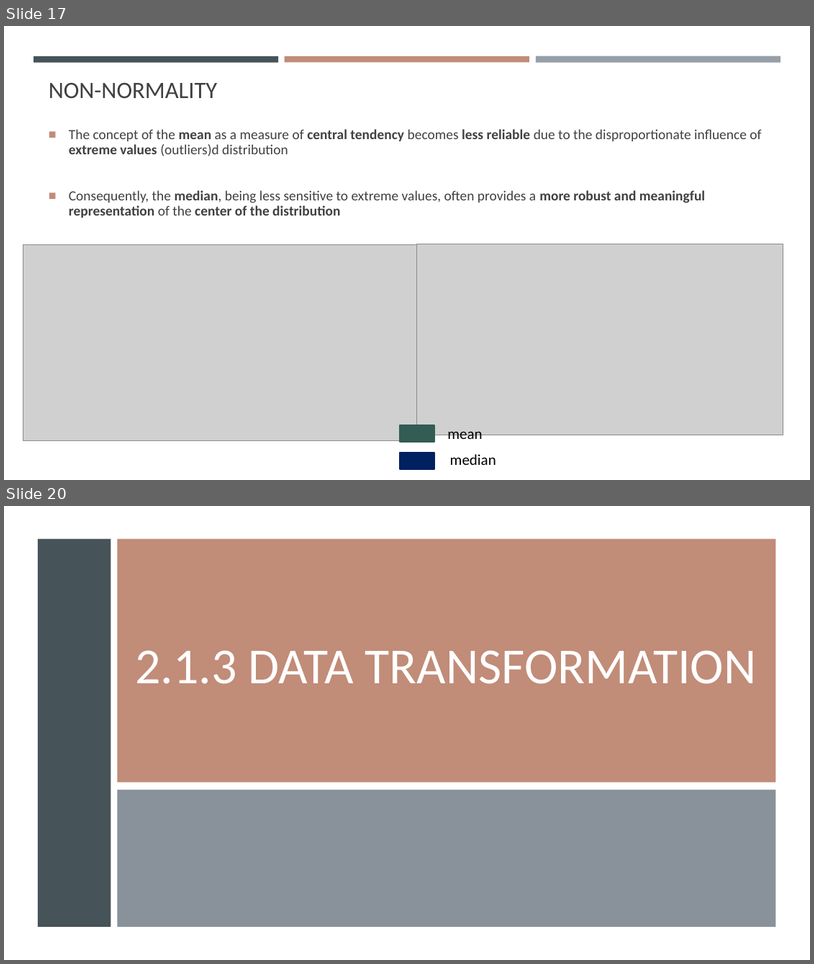
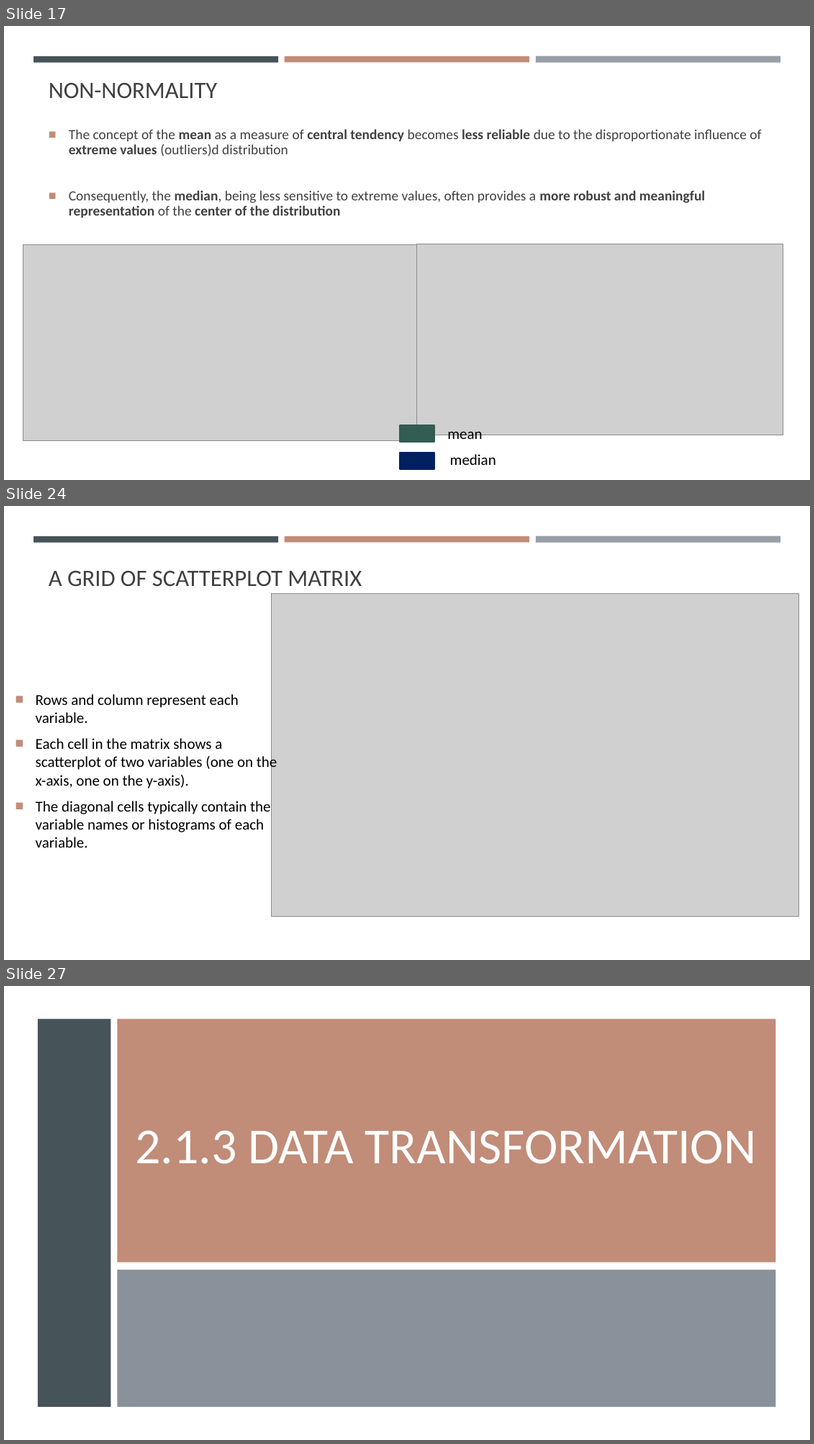
Before and after one commit to gisynw/geog-247, a slide deck: docs/Lectures/Week03/Week03_DataExploration.pptx. Shown one above the other, each under a label of ours: slides 17 and 20 before the commit, slides 17, 24 and 27 after it; the slides between them are not shown. The pictures are 814x964 and 814x1444 pixels, drawn with LibreOffice and Linux fonts; fonts in the diff are those of the drawing; grey boxes stand for pictures. Boxes give left, top, right and bottom in pixels: in the first picture for what was removed or moved away, otherwise in the second. Text is boxed around its words. In the diff, an @@ line names an element or a change of style, - is before the commit and + after.

```diff
--- a/docs/Lectures/Week03/Week03_DataExploration.pptx
+++ b/docs/Lectures/Week03/Week03_DataExploration.pptx
@@ slide 24 added at (x1=4, y1=506, x2=810, y2=960), background #FFFFFF; not listed: 3 template elements that a slide beside it also shows @@
@@ title added at (x1=49, y1=571, x2=362, y2=586), 28 pt, text #404040 @@
+A GRID OF SCATTERPLOT MATRIX
@@ picture added at (x1=271, y1=594, x2=800, y2=916) @@
@@ text added at (x1=36, y1=694, x2=277, y2=847), 18 pt, text #000000 @@
+■ Rows and column represent each variable.
+■ Each cell in the matrix shows a scatterplot of two variables (one on the x-axis, one on the y-axis).
+■ The diagonal cells typically contain the variable names or histograms of each variable.
@@ what was slide 20 is now slide 27 @@
```
Also in this commit, not shown: 1 slide changed, 10 other slides added, 3 slides removed, 10 other files.
